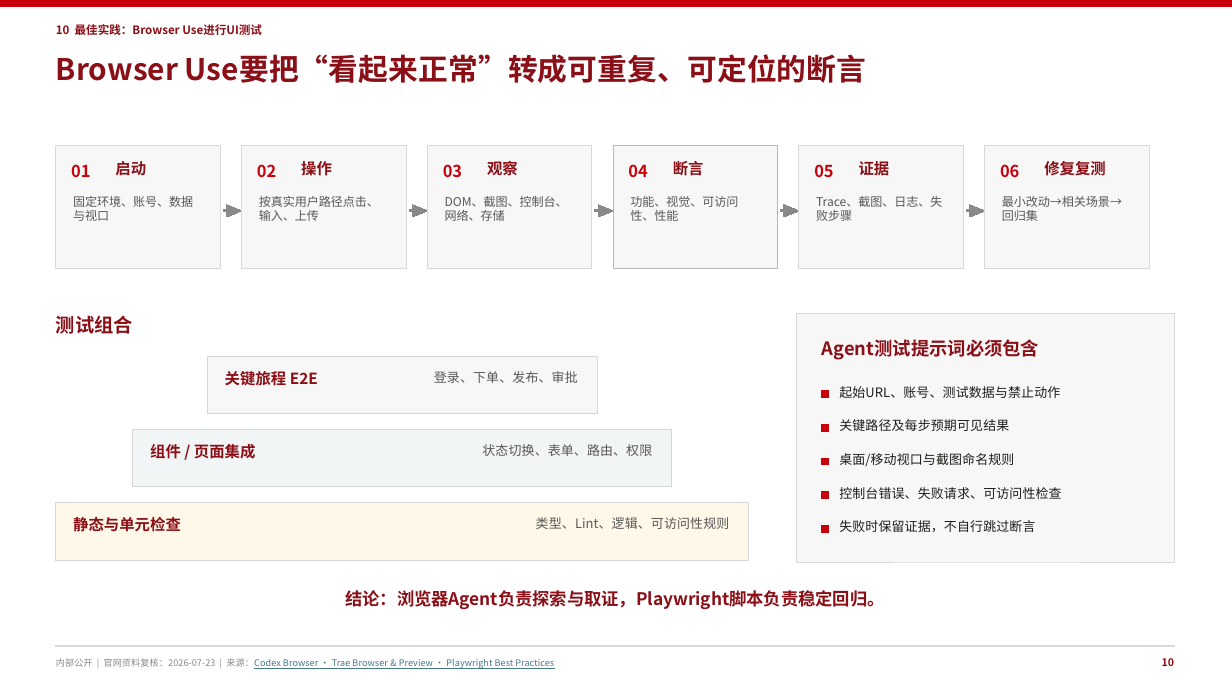
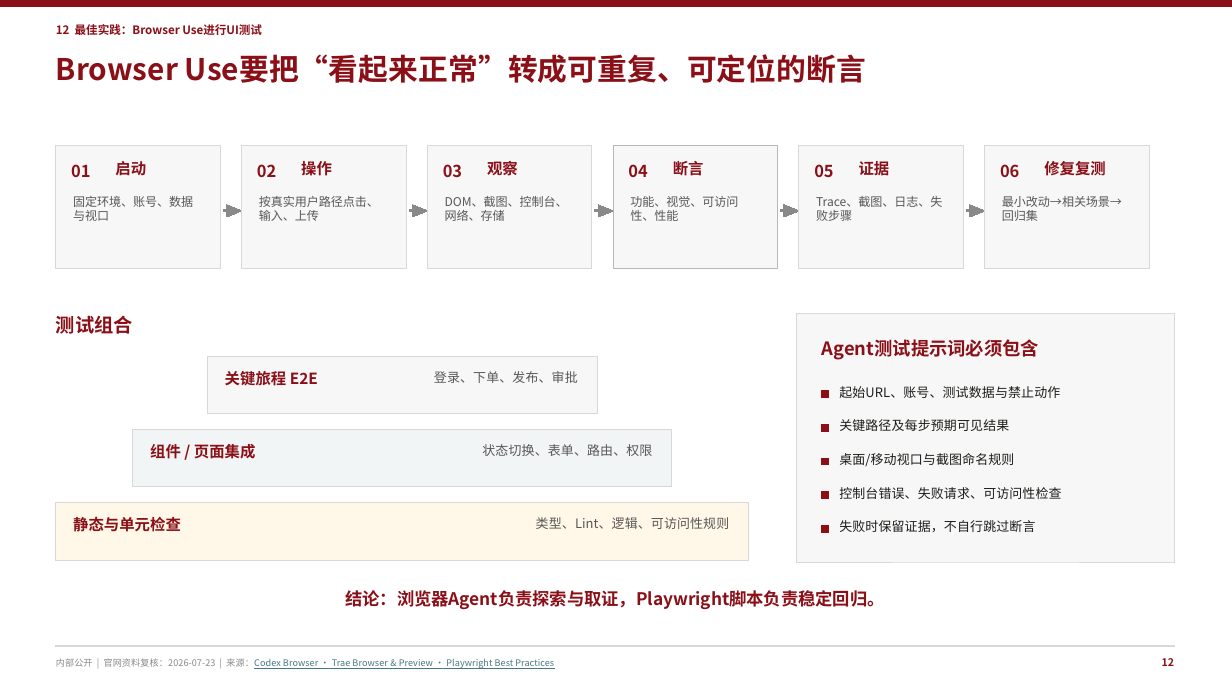
Before and after one commit to peter-liu1997/ai-solution-reports, a slide deck: slide 13 of AI-Coding-工具能力赋能-16页华为企业方案风格版.pptx (slide 11 before the commit). Drawn at 1232x693 pixels with LibreOffice and Linux fonts; fonts in the diff are those of the drawing. Boxes give left, top, right and bottom in pixels: in the first picture for what was removed or moved away, otherwise in the second. Text is boxed around its words. In the diff, an @@ line names an element or a change of style, - is before the commit and + after.

```diff
--- a/AI-Coding-工具能力赋能-16页华为企业方案风格版.pptx
+++ b/AI-Coding-工具能力赋能-16页华为企业方案风格版.pptx
@@ text at (56, 24, 262, 35): text changed @@
-10 最佳实践：Browser Use进行UI测试
+12 最佳实践：Browser Use进行UI测试
@@ text colour #C7000B to #8A0F17 in 6 elements at (71, 164, 90, 177), (257, 164, 276, 177), (443, 164, 462, 177), (628, 164, 647, 177), (814, 164, 833, 177), (1000, 164, 1019, 177) @@
@@ fill #C7000B to #8A0F17; outline #C7000B 0 pt to #8A0F17 0 pt in 6 elements at (0, 0, 1232, 6), (823, 391, 829, 397), (823, 424, 829, 431), (823, 458, 829, 465), (823, 492, 829, 498), (823, 526, 829, 532) @@
@@ text at (1162, 658, 1174, 666): text changed @@
-10
+12
```
Also in this commit, not shown: 15 other slides changed.
